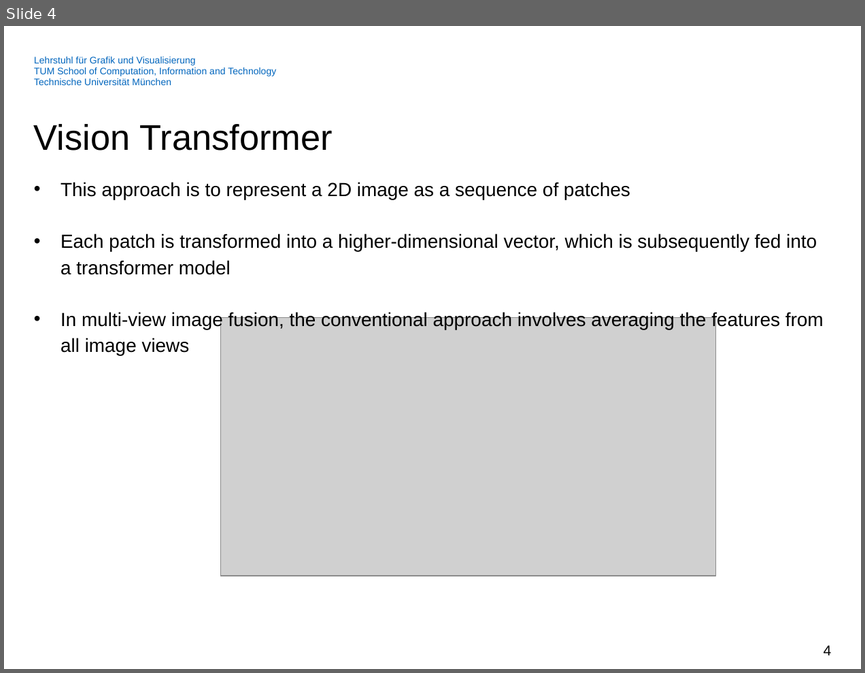
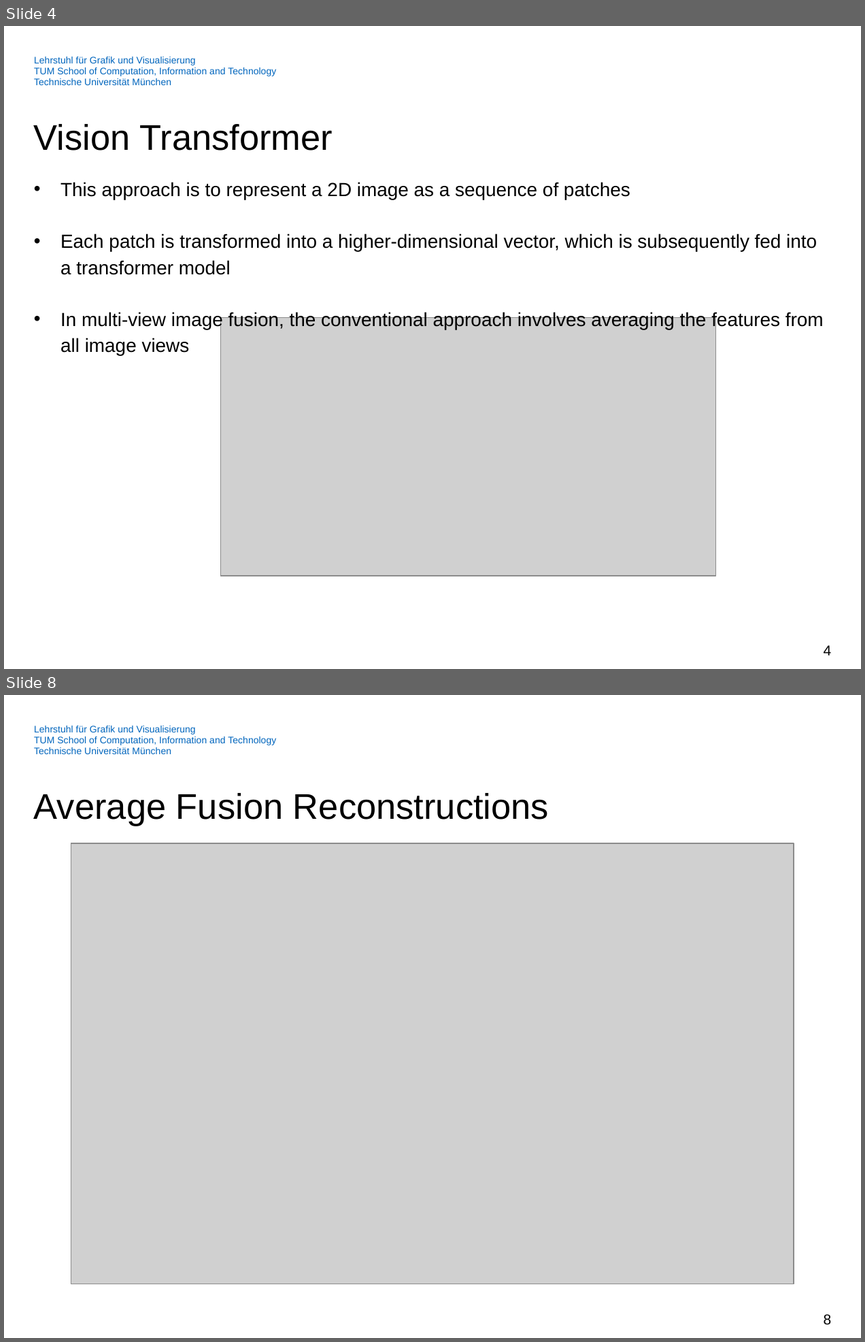
Before and after one commit to Streakfull/3DML, a slide deck: Project/Resources/presentation.pptx. Shown one above the other, each under a label of ours: slide 4 before the commit, slides 4 and 8 after it; the slides between them are not shown. The pictures are 865x673 and 865x1342 pixels, drawn with LibreOffice and Linux fonts; fonts in the diff are those of the drawing; grey boxes stand for pictures; background and template pictures are left out. Boxes give left, top, right and bottom in pixels: in the first picture for what was removed or moved away, otherwise in the second. Text is boxed around its words. In the diff, an @@ line names an element or a change of style, - is before the commit and + after.

Commit message:
Update presentation with training and reconstructions

```diff
--- a/Project/Resources/presentation.pptx
+++ b/Project/Resources/presentation.pptx
@@ slide 8 added at <box>4,695,861,1338</box>, background #FFFFFF; not listed: 1 template element that a slide beside it also shows @@
@@ title added at <box>34,793,549,826</box>, 30 pt, text #000000 @@
+Average Fusion Reconstructions
@@ picture added at <box>71,843,793,1284</box> @@
@@ page number added at <box>823,1314,832,1325</box>, 12 pt, text #000000 @@
+8
```
Also in this commit, not shown: 1 slide changed, 2 other slides added, 1 slide removed.
